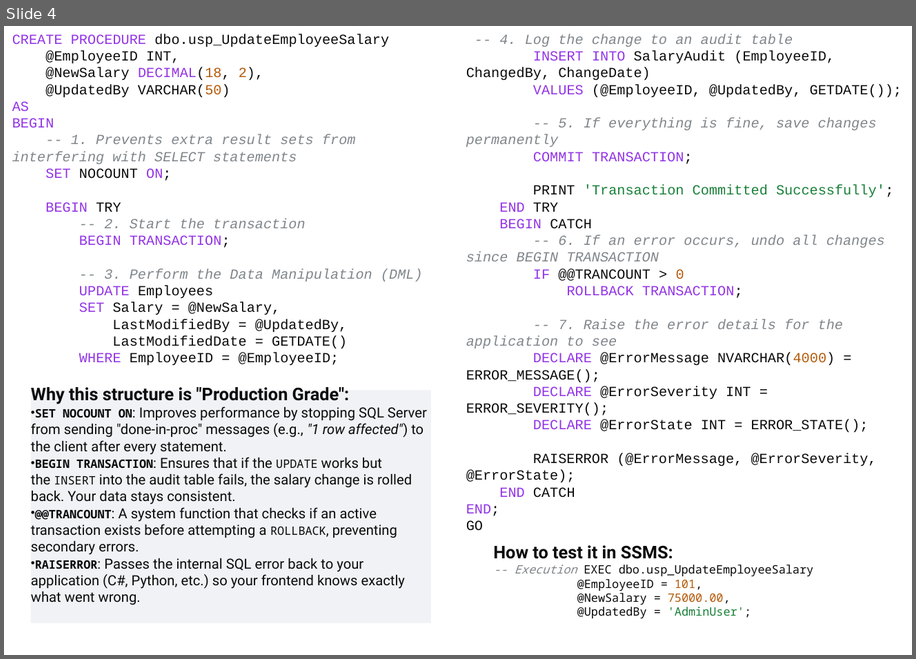
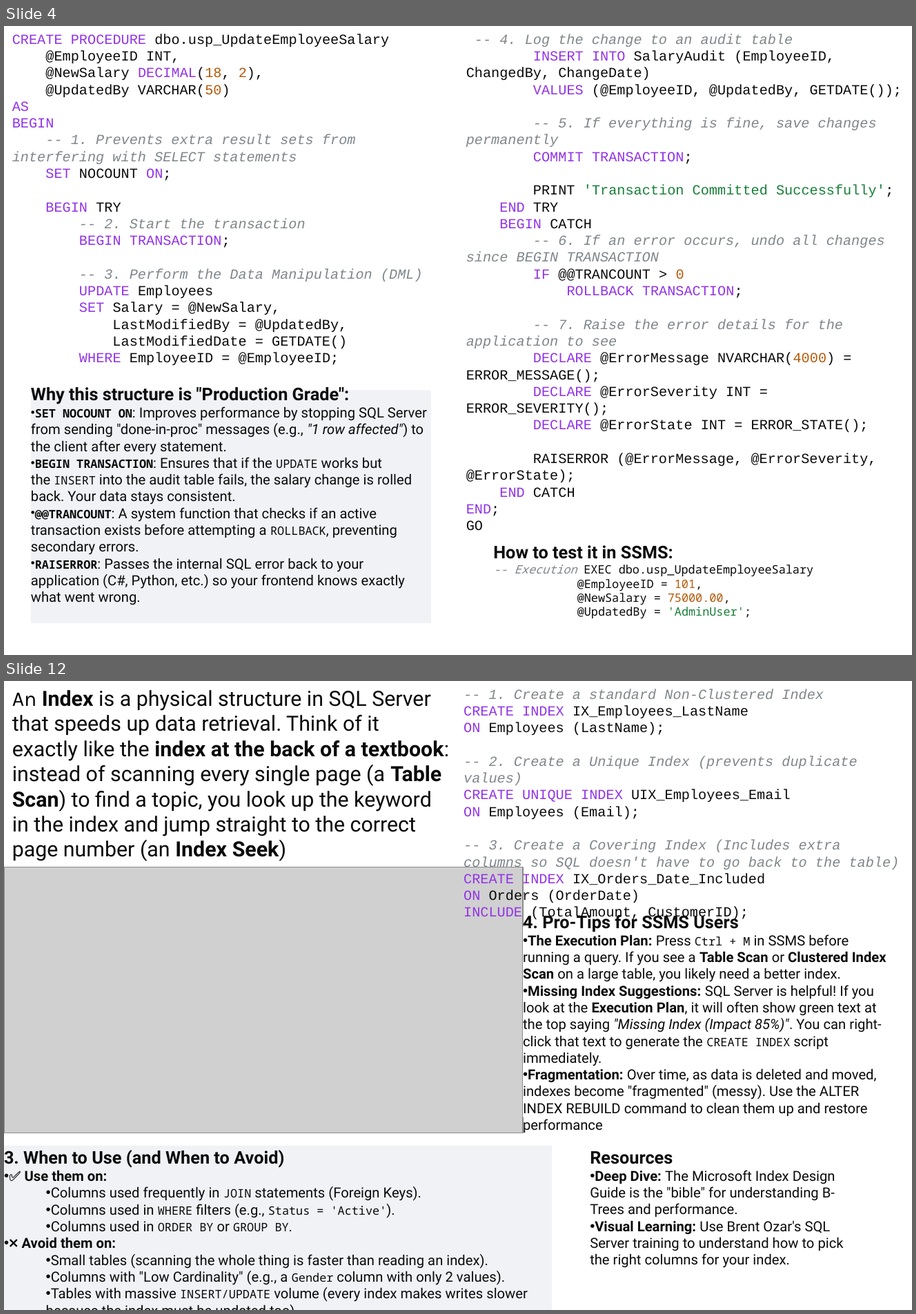
Before and after one commit to umalavanya/FullStackDevelopement_JavaSpring_SQL_ReactProjects, a slide deck: UmaTeachingMaterial/SQL/SQL-Uma-self-Notes.pptx. Shown one above the other, each under a label of ours: slide 4 before the commit, slides 4 and 12 after it; the slides between them are not shown. The pictures are 916x659 and 916x1314 pixels, drawn with LibreOffice and Linux fonts; fonts in the diff are those of the drawing; grey boxes stand for pictures. Boxes give left, top, right and bottom in pixels: in the first picture for what was removed or moved away, otherwise in the second. Text is boxed around its words. In the diff, an @@ line names an element or a change of style, - is before the commit and + after.

```diff
--- a/UmaTeachingMaterial/SQL/SQL-Uma-self-Notes.pptx
+++ b/UmaTeachingMaterial/SQL/SQL-Uma-self-Notes.pptx
@@ slide 12 added at (4, 681, 912, 1310), background #FFFFFF @@
@@ text added at (12, 690, 450, 861), 18 pt, text #0A0A0A @@
+An Index is a physical structure in SQL Server that speeds up data retrieval. Think of it exactly like the index at the back of a textbook: instead of scanning every single page (a Table Scan) to find a topic, you look up the keyword in the index and jump straight to the correct page number (an Index Seek)
@@ text added at (464, 689, 900, 921), 12 pt, text #80868B @@
+-- 1. Create a standard Non-Clustered Index
+CREATE INDEX IX_Employees_LastName
+ON Employees (LastName);
+-- 2. Create a Unique Index (prevents duplicate values)
+CREATE UNIQUE INDEX UIX_Employees_Email
+ON Employees (Email);
+-- 3. Create a Covering Index (Includes extra columns so SQL doesn't have to go back to the table)
+CREATE INDEX IX_Orders_Date_Included
+ON Orders (OrderDate)
+INCLUDE (TotalAmount, CustomerID);
@@ picture added at (4, 867, 523, 1133) @@
@@ text added at (523, 934, 887, 1117), 12 pt, text #0A0A0A @@
+4. Pro-Tips for SSMS Users
+• The Execution Plan: Press Ctrl + M in SSMS before running a query. If you see a Table Scan or Clustered Index Scan on a large table, you likely need a better index.
+• Missing Index Suggestions: SQL Server is helpful! If you look at the Execution Plan, it will often show green text at the top saying "Missing Index (Impact 85%)". You can right-click that text to generate the CREATE INDEX script immediately.
+• Fragmentation: Over time, as data is deleted and moved, indexes become "fragmented" (messy). Use the ALTER INDEX REBUILD command to clean them up and restore performance
@@ rectangle added at (4, 1145, 553, 1310), fill #F0F2F5, 12 pt, text #0A0A0A @@
+3. When to Use (and When to Avoid)
+• ✅ Use them on:
+  • Columns used frequently in JOIN statements (Foreign Keys).
+  • Columns used in WHERE filters (e.g., Status = 'Active').
+  • Columns used in ORDER BY or GROUP BY.
+• ❌ Avoid them on:
+  • Small tables (scanning the whole thing is faster than reading an index).
+  • Columns with "Low Cardinality" (e.g., a Gender column with only 2 values).
+  • Tables with massive INSERT/UPDATE volume (every index makes writes slower because the index must be updated too).
@@ text added at (590, 1151, 844, 1267), 12 pt, text #0A0A0A @@
+Resources
+• Deep Dive: The Microsoft Index Design Guide is the "bible" for understanding B-Trees and performance.
+• Visual Learning: Use Brent Ozar's SQL Server training to understand how to pick the right columns for your index.
```
Also in this commit, not shown: 7 other slides added, 8 slides removed.
